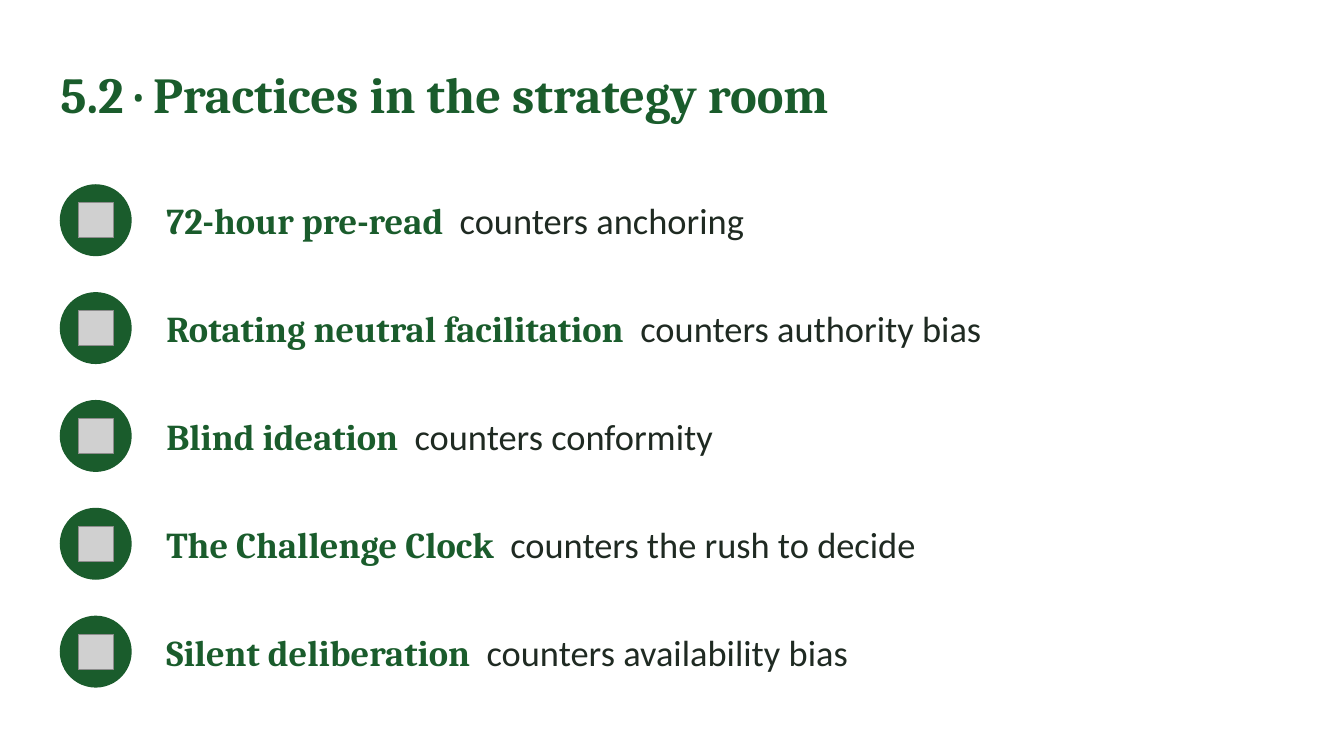
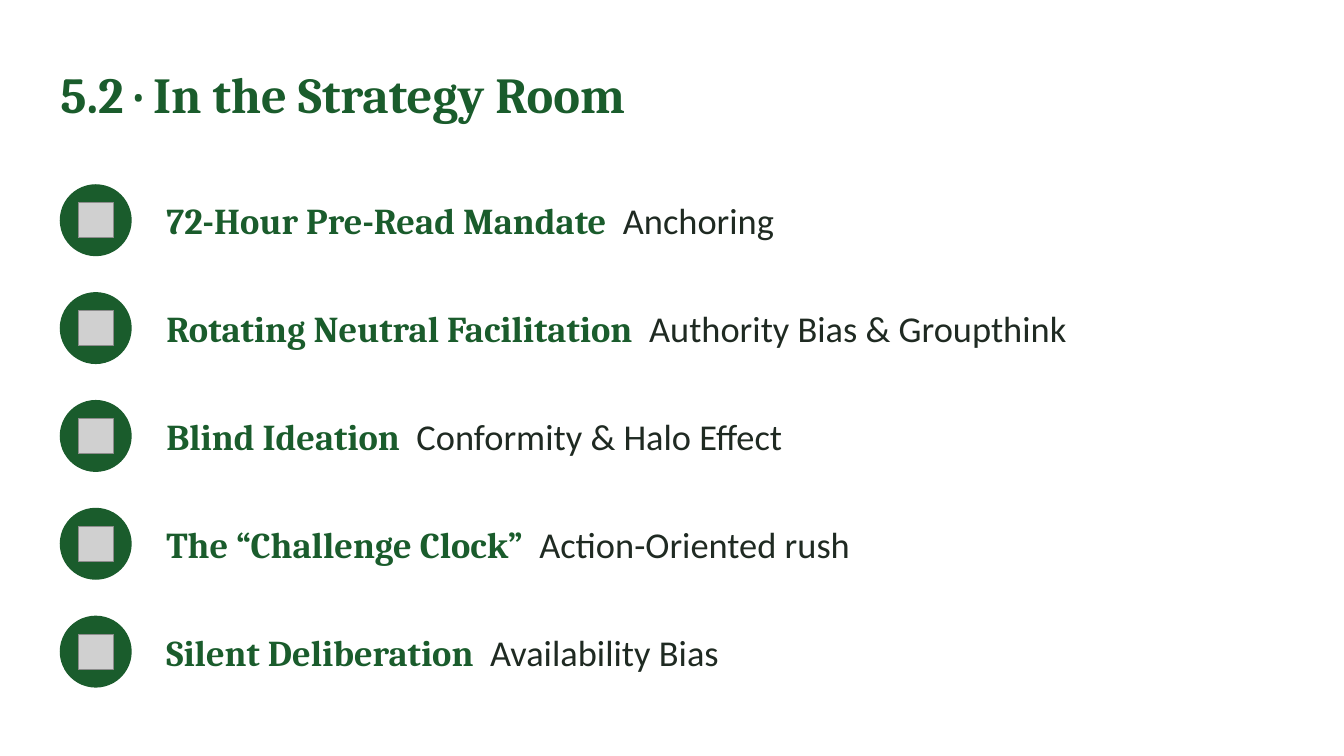
Before and after one commit to IBSL26/ibsl-platform, a slide deck: slide 30 of Unit decks/Unit 01 - Behavioural Strategy Fundamentals.pptx (slide 29 before the commit). Drawn at 1344x756 pixels with LibreOffice and Linux fonts; fonts in the diff are those of the drawing; grey boxes stand for pictures. Boxes give left, top, right and bottom in pixels: in the first picture for what was removed or moved away, otherwise in the second. Text is boxed around its words. In the diff, an @@ line names an element or a change of style, - is before the commit and + after.

```diff
--- a/Unit decks/Unit 01 - Behavioural Strategy Fundamentals.pptx
+++ b/Unit decks/Unit 01 - Behavioural Strategy Fundamentals.pptx
@@ text at box(60, 78, 625, 124): text changed @@
-5.2 · Practices in the strategy room
+5.2 · In the Strategy Room
@@ text at box(166, 208, 774, 241): text changed; font Calibri to Cambria; text colour #1F2A22 to #1A5C2C; bold on @@
-72-hour pre-read counters anchoring
+72-Hour Pre-Read Mandate Anchoring
@@ text at box(166, 316, 1067, 350): text changed @@
-Rotating neutral facilitation counters authority bias
+Rotating Neutral Facilitation Authority Bias & Groupthink
@@ text at box(166, 424, 782, 456): text changed @@
-Blind ideation counters conformity
+Blind Ideation Conformity & Halo Effect
@@ text at box(166, 532, 850, 566): text changed; font Calibri to Cambria; text colour #1F2A22 to #1A5C2C; bold on @@
-The Challenge Clock counters the rush to decide
+The “Challenge Clock” Action-Oriented rush
@@ text at box(166, 640, 719, 672): text changed; font Calibri to Cambria; text colour #1F2A22 to #1A5C2C; bold on @@
-Silent deliberation counters availability bias
+Silent Deliberation Availability Bias
```
Also in this commit, not shown: 29 other slides changed, 5 slides added, 4 other files.
